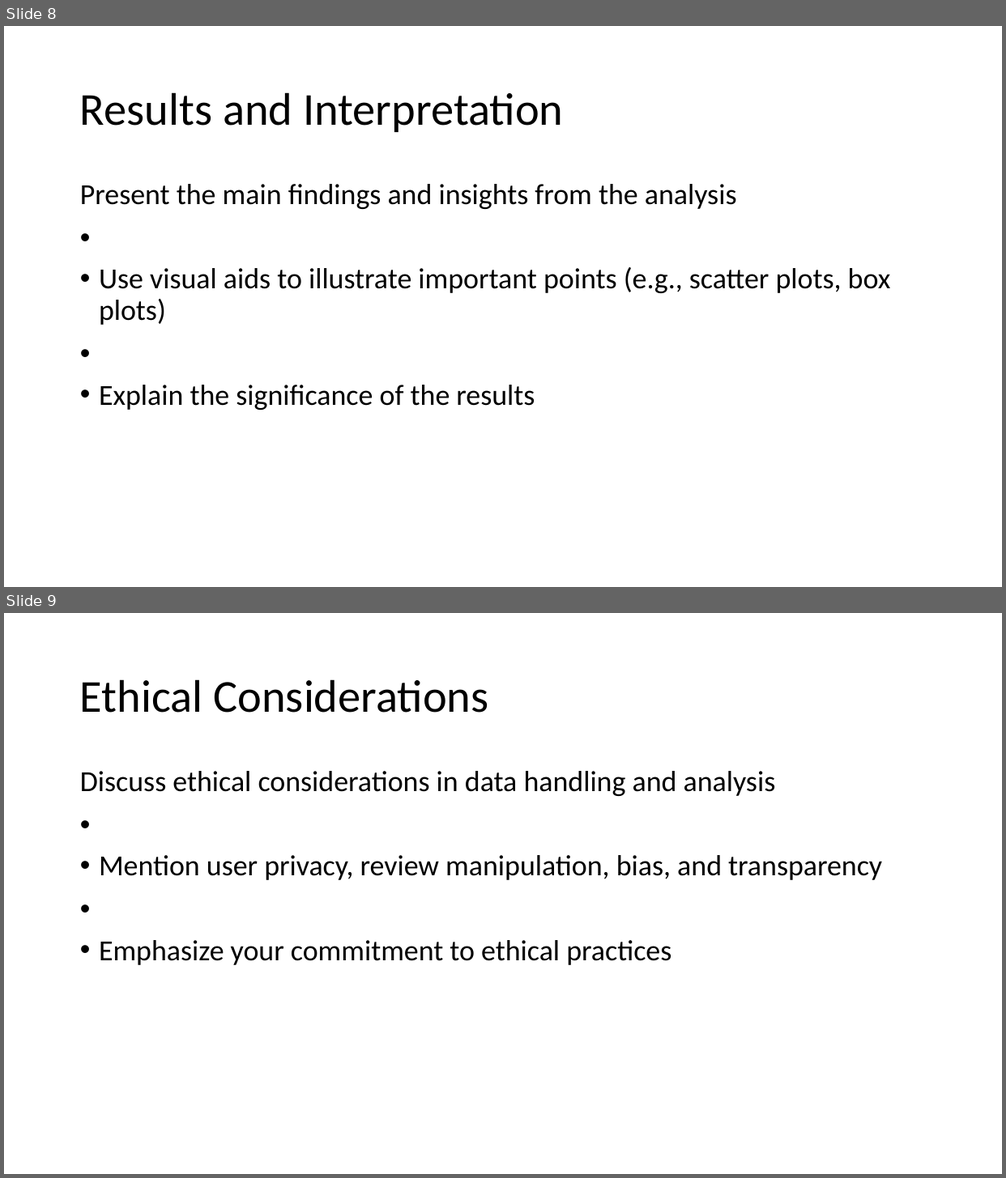
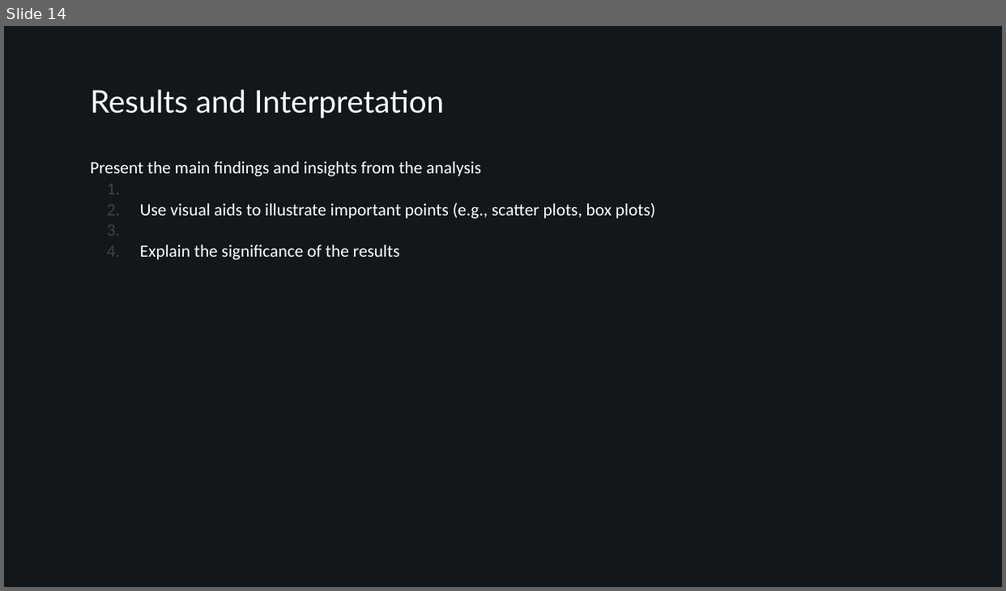
Before and after one commit to AndreaAlberti07/Amazon-books-reviews-ML, a slide deck: presentation/Presentation.pptx. Shown one above the other, each under a label of ours: slides 8 and 9 before the commit, slide 14 after it. The pictures are 1006x1178 and 1006x591 pixels, drawn with LibreOffice and Linux fonts; fonts in the diff are those of the drawing; background and template pictures are left out. Boxes give left, top, right and bottom in pixels: in the first picture for what was removed or moved away, otherwise in the second. Text is boxed around its words. In the diff, an @@ line names an element or a change of style, - is before the commit and + after.

Commit message:
updated presentation

```diff
--- a/presentation/Presentation.pptx
+++ b/presentation/Presentation.pptx
@@ slide 9 removed at (4, 613, 1002, 1174), background #FFFFFF @@
@@ title removed at (80, 679, 488, 713) @@
-Ethical Considerations
@@ text removed at (80, 771, 882, 965) @@
-• Discuss ethical considerations in data handling and analysis
-• Mention user privacy, review manipulation, bias, and transparency
-• Emphasize your commitment to ethical practices
@@ what was slide 8 is now slide 14 @@
@@ slide 14 changed as well @@
@@ background #FFFFFF to #12171B @@
@@ title "Results and Interpretation": place and size @@
-title "Results and Interpretation" at (80, 92, 563, 132)
+title "Results and Interpretation" at (90, 89, 444, 118)
@@ title "Results and Interpretation" at (90, 89, 444, 118): size 44 to 30 pt, font Calibri to Lato, text colour #000000 to #FFFFFF; line spacing 0.9 to 1; vertical alignment middle to top @@
@@ text "Present the main findings and ...": place and size @@
-text "Present the main findings and ..." at (80, 184, 891, 410)
+text "Present the main findings and ..." at (90, 161, 655, 260)
@@ text "Present the main findings and ..." at (90, 161, 655, 260): size 28 to 16.7 pt, text colour #000000 to #FFFFFF; bullet • to 1.; line spacing 0.9 to 1; less space between paragraphs @@
```
Also in this commit, not shown: 4 other slides changed, 12 slides added, 8 other slides removed, 4 other files.
